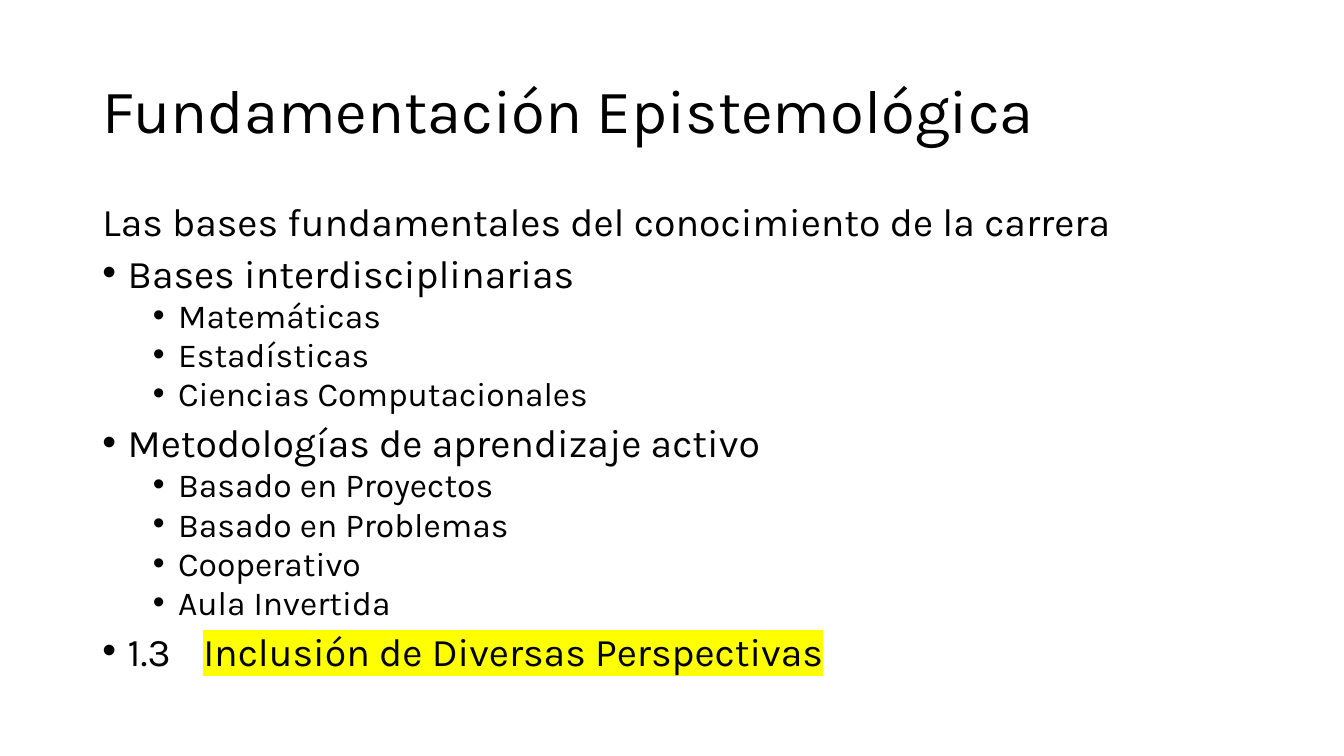
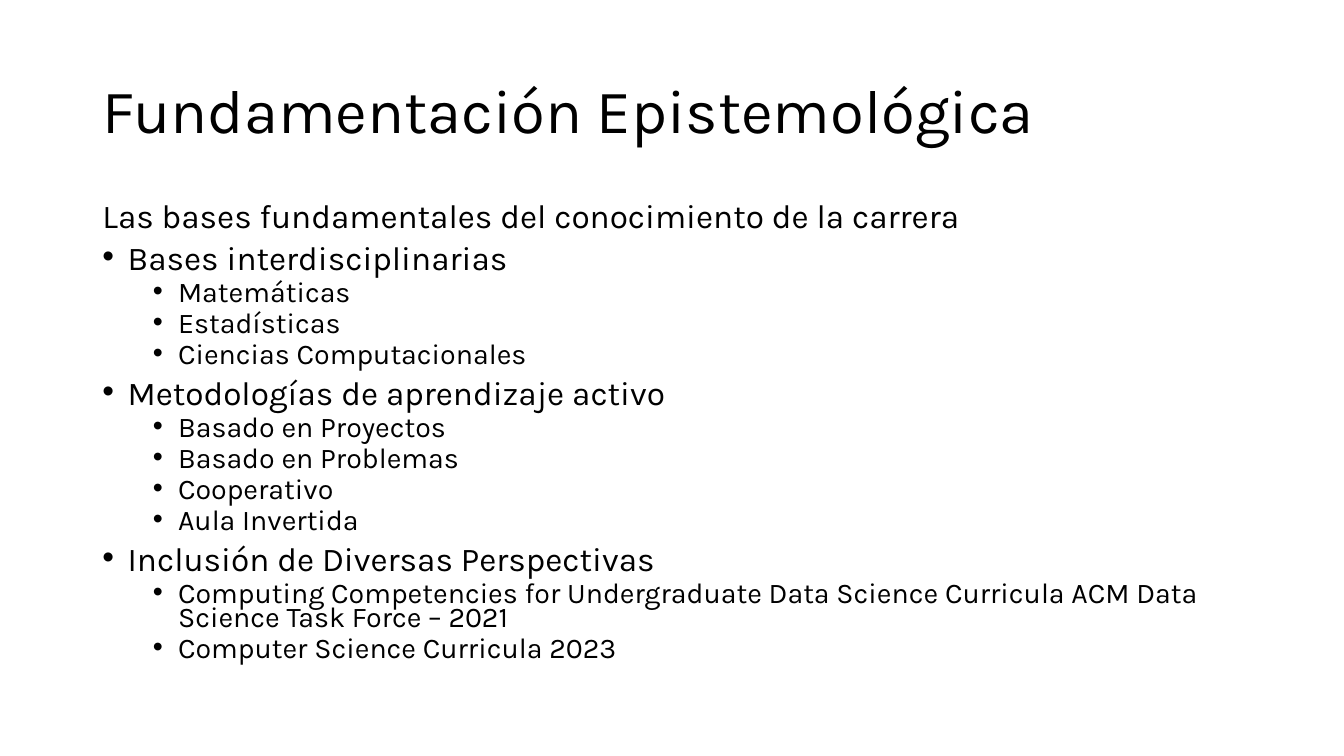
Before and after one commit to aavendan/cdia, a slide deck: slide 2 of 03 Presentación.pptx. Drawn at 1344x756 pixels with LibreOffice and Linux fonts; fonts in the diff are those of the drawing. Boxes give left, top, right and bottom in pixels: in the first picture for what was removed or moved away, otherwise in the second. Text is boxed around its words. In the diff, an @@ line names an element or a change of style, - is before the commit and + after.

Commit message:
Inclusión de Diversas Perspectivas

```diff
--- a/03 Presentación.pptx
+++ b/03 Presentación.pptx
@@ text at [102,205,959,531]: size 28 to 23.8 pt in "Las bases fundamentales del conocimiento de la ...", "Bases interdisciplinarias", "Metodologías de aprendizaje activo"; size 24 to 20.4 pt in "Matemáticas", "Estadísticas", "Ciencias Computacionales", "Basado en Proyectos" and 3 more places; line spacing 0.8 to 0.7 @@
@@ text at [128,545,1197,665]: text changed; size 28 to 20.4 pt @@
-• 1.3 Inclusión de Diversas Perspectivas
+• Inclusión de Diversas Perspectivas
+  • Computing Competencies for Undergraduate Data Science Curricula ACM Data Science Task Force – 2021
+  • Computer Science Curricula 2023
```
Also in this commit, not shown: 1 other file.
